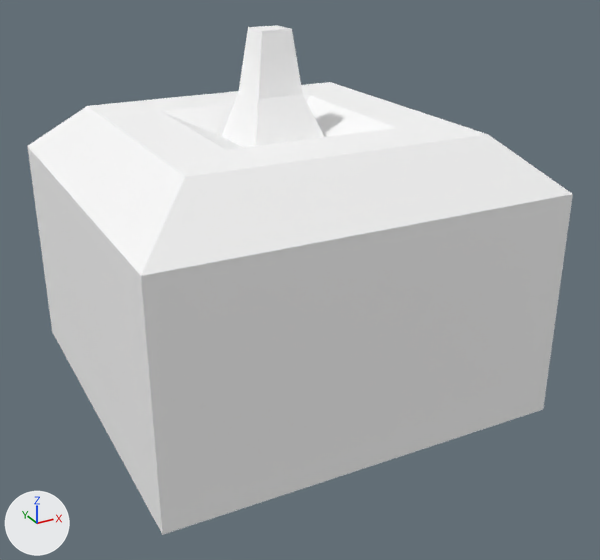
Before and after pictures for a commit that changed the glTF model assets/synty/simple_fantasy/models/SF_Prop_Pumpkin_01.glb.
Camera for both pictures: a camera (50 mm lens) standing at (-0.0132, -0.026, 0.0183) and looking at (0.0005, -0.001, 0.0059). The axes (+X, +Y, +Z) are drawn at lower left. The lights are the same throughout.

The scene before the commit, as lines of its bpy script (objects in view):
```python
mat_lambert1 = principled_material('lambert1')
mat_lambert1.base_color = (1.0, 1.0, 1.0)  # white #ffffff
mat_lambert1.roughness = 0.553
me_mesh = bpy.data.meshes.new('Mesh')
me_mesh.from_pydata(...)  # 32 vertices, 58 faces; spans x -0.00744..0.00744, y -0.00744..0.00744, z 0.0..0.01482
me_mesh.materials.append(mat_lambert1)  # white #ffffff
ob_sf_prop_pumpkin_01 = bpy.data.objects.new('SF_Prop_Pumpkin_01', me_mesh)
ob_sf_prop_pumpkin_01.location = (0.0, 0.0, 0.0)
```
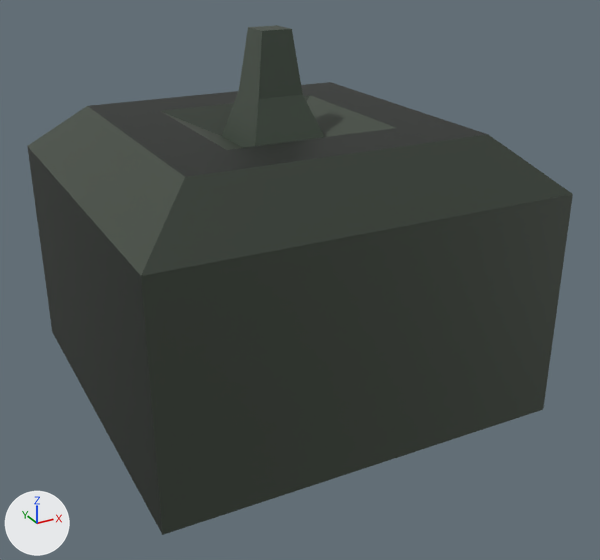
What differs and where, as boxes (x1, y1, x2, y2) in the pictures (600 x 560 px):
'SF_Prop_Pumpkin_01', surface changed (white to black): (27, 25, 573, 535) in both

The change in detail:
Picture 'Undead_Footman_01' (img_undead_footman_01) is new.
In material 'lambert1' (mat_lambert1), base_color is no longer (1.0, 1.0, 1.0), white #ffffff.
In material 'lambert1' (mat_lambert1), texture is now set to img_undead_footman_01.
